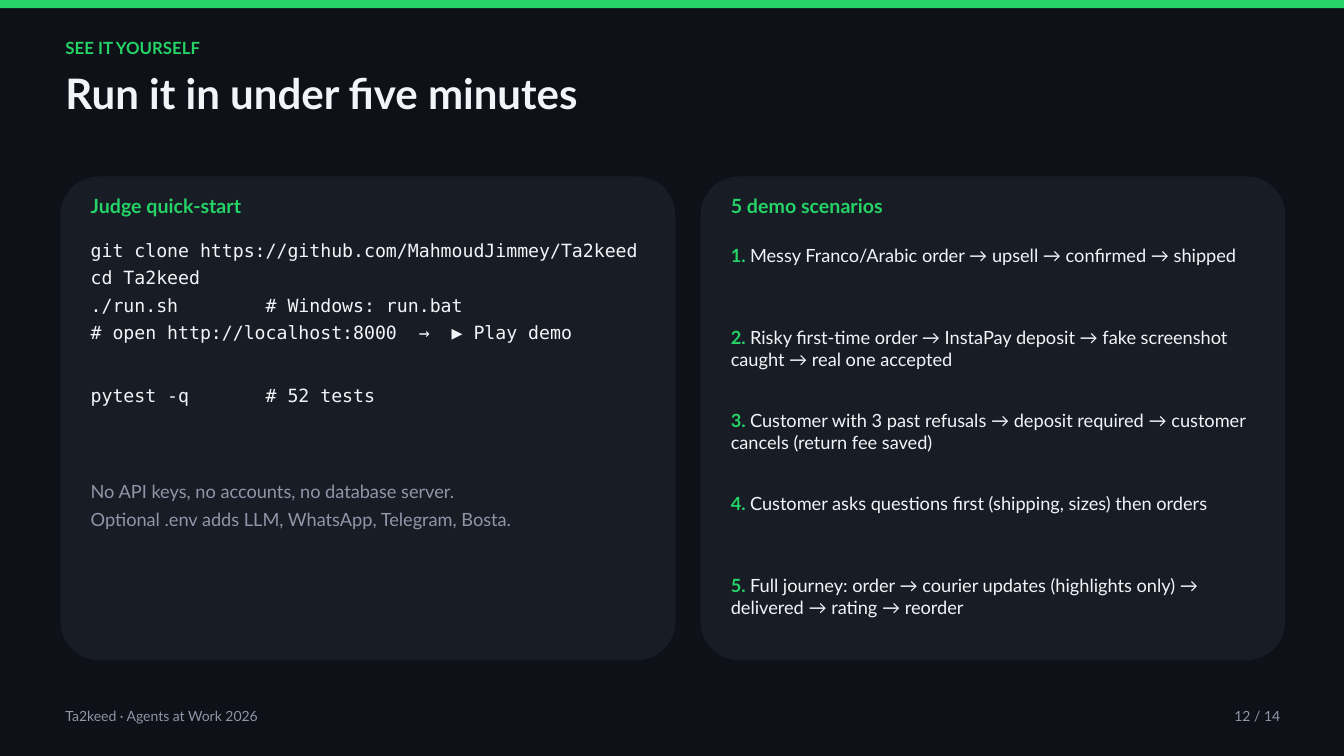
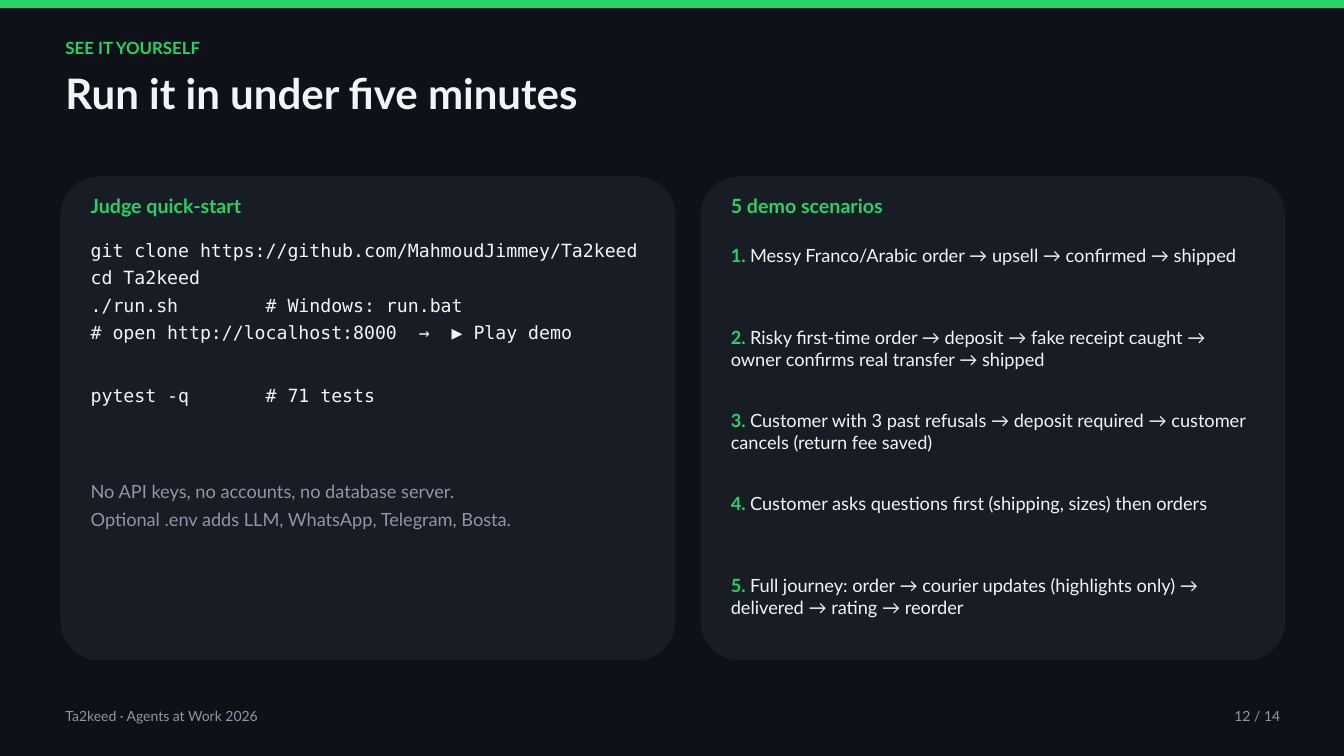
Before and after one commit to MahmoudJimmey/Ta2keed, a slide deck: slide 12 of docs/Ta2keed-impact-slides.pptx. Drawn at 1344x756 pixels with LibreOffice and Linux fonts; fonts in the diff are those of the drawing. Boxes give left, top, right and bottom in pixels: in the first picture for what was removed or moved away, otherwise in the second. Text is boxed around its words. In the diff, an @@ line names an element or a change of style, - is before the commit and + after.

Commit message:
Owner payment confirmation (2nd fraud layer), security hardening, Apple-style redesign
- Receipts that pass automatic checks now wait for the owner: screenshot + details sent to
  Telegram (inline buttons) / WhatsApp (reply buttons or quick-reply template), dashboard card,
  text replies 'تم 1234' / 'لا 1234', reminders at 30 min / 3 h, nothing ships before approval.
  Reused screenshots/references blocked even while pending. Policy toggle in the wizard.
- Secrets encrypted at rest (Fernet), CSP/HSTS/nosniff headers, CSRF same-origin check,
  login rate limit, secure cookies, 0600 files, backup + customer export/erase endpoints.
- New light/dark design system for dashboard, wizard and login; escaped rendering.
- docs/security.md; README, deploy, slides updated. 71 tests.

```diff
--- a/docs/Ta2keed-impact-slides.pptx
+++ b/docs/Ta2keed-impact-slides.pptx
@@ text at (731, 330, 1183, 369): text changed @@
-2. Risky first-time order → InstaPay deposit → fake screenshot caught → real one accepted
+2. Risky first-time order → deposit → fake receipt caught → owner confirms real transfer → shipped
@@ text at (288, 388, 375, 403): text changed @@
-pytest -q # 52 tests
+pytest -q # 71 tests
```
Also in this commit, not shown: 4 other slides changed, 42 other files.
